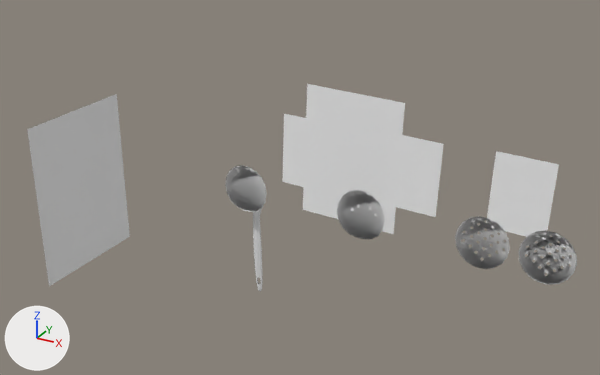
Before and after pictures for a commit that changed the OBJ model model/873455.obj.
One viewpoint serves both versions: a camera (50 mm lens) standing at (478.0, -759.0, 548.0) and looking at (14.0, 84.0, 126.0). Arrows for +X, +Y and +Z are at lower left; the lights stay in place. Where no turn or scale is listed for an object, it has been applied to the vertices.

Before the edit, the objects in view are built like this:
```python
ob_cylinder004 = bpy.data.objects.new('Cylinder004', me_cylinder004)
ob_cylinder004.location = (0.0, 0.0, 0.0)
ob_cylinder006 = bpy.data.objects.new('Cylinder006', me_cylinder006)
ob_cylinder006.location = (0.0, 0.0, 0.0)
ob_cylinder007 = bpy.data.objects.new('Cylinder007', me_cylinder007)
ob_cylinder007.location = (0.0, 0.0, 0.0)
ob_cylinder008 = bpy.data.objects.new('Cylinder008', me_cylinder008)
ob_cylinder008.location = (0.0, 0.0, 0.0)
ob_cylinder009 = bpy.data.objects.new('Cylinder009', me_cylinder009)
ob_cylinder009.location = (0.0, 0.0, 0.0)
ob_plane001 = bpy.data.objects.new('Plane001', me_plane001)
ob_plane001.location = (0.0, 0.0, 0.0)
ob_plane002 = bpy.data.objects.new('Plane002', me_plane002)
ob_plane002.location = (0.0, 0.0, 0.0)
ob_plane003 = bpy.data.objects.new('Plane003', me_plane003)
ob_plane003.location = (0.0, 0.0, 0.0)
ob_plane004 = bpy.data.objects.new('Plane004', me_plane004)
ob_plane004.location = (0.0, 0.0, 0.0)
# also in view: 'Plane005' at (279.0, 129.0, 154.0); 'Cylinder005' at (0.0, 2.0, 77.0)
```
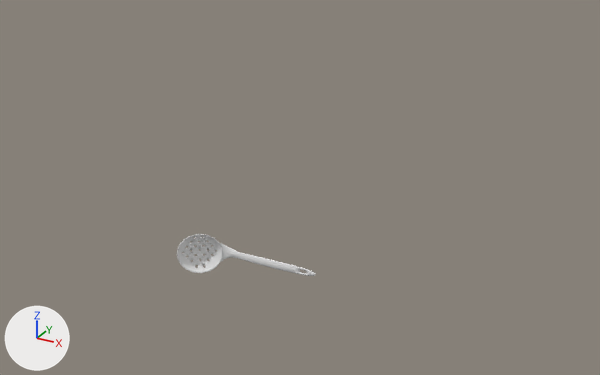
The change, as JSON lines over the scene's bpy script:
```json
{"block": "me_cylinder005", "where": "# used by ob_cylinder005; location = (0.0, 0.0, 0.0)"}
{"op": "remove", "block": "me_cylinder005", "code": "me_cylinder005.from_pydata(...)  # 318 vertices, 304 faces; spans x -12.7..13.2, y -2.3..6.1, z 12.2..141.3"}
{"op": "remove", "block": "me_cylinder005", "code": "me_cylinder005.materials.append(mat_material__29)  # white #e7e7e7"}
{"op": "add", "block": "me_cylinder005", "code": "me_cylinder005.from_pydata(...)  # 1772 vertices, 1784 faces; spans x -94.7..78.5, y -34.7..6.1, z 30.6..85.8"}
{"block": "me_cylinder005", "change": "me_cylinder005 part 1: 318 vertices removed from x -12.7..13.2, y -2.3..6.1, z 12.2..141.3; 1772 vertices added at x -94.7..78.5, y -34.7..6.1, z 30.6..85.8"}
{"op": "add", "block": "me_cylinder005", "code": "me_cylinder005.materials.append(mat_wire_028089177)  # white #e7e7e7"}
{"op": "remove", "block": "ob_cylinder004", "code": ["ob_cylinder004 = bpy.data.objects.new('Cylinder004', me_cylinder004)", "ob_cylinder004.location = (0.0, 0.0, 0.0)"]}
{"op": "remove", "block": "ob_cylinder006", "code": ["ob_cylinder006 = bpy.data.objects.new('Cylinder006', me_cylinder006)", "ob_cylinder006.location = (0.0, 0.0, 0.0)"]}
{"op": "remove", "block": "ob_cylinder007", "code": ["ob_cylinder007 = bpy.data.objects.new('Cylinder007', me_cylinder007)", "ob_cylinder007.location = (0.0, 0.0, 0.0)"]}
{"op": "remove", "block": "ob_cylinder008", "code": ["ob_cylinder008 = bpy.data.objects.new('Cylinder008', me_cylinder008)", "ob_cylinder008.location = (0.0, 0.0, 0.0)"]}
{"op": "remove", "block": "ob_cylinder009", "code": ["ob_cylinder009 = bpy.data.objects.new('Cylinder009', me_cylinder009)", "ob_cylinder009.location = (0.0, 0.0, 0.0)"]}
{"op": "remove", "block": "ob_plane001", "code": ["ob_plane001 = bpy.data.objects.new('Plane001', me_plane001)", "ob_plane001.location = (0.0, 0.0, 0.0)"]}
{"op": "remove", "block": "ob_plane002", "code": ["ob_plane002 = bpy.data.objects.new('Plane002', me_plane002)", "ob_plane002.location = (0.0, 0.0, 0.0)"]}
{"op": "remove", "block": "ob_plane003", "code": ["ob_plane003 = bpy.data.objects.new('Plane003', me_plane003)", "ob_plane003.location = (0.0, 0.0, 0.0)"]}
{"op": "remove", "block": "ob_plane004", "code": ["ob_plane004 = bpy.data.objects.new('Plane004', me_plane004)", "ob_plane004.location = (0.0, 0.0, 0.0)"]}
{"op": "remove", "block": "ob_plane005", "code": ["ob_plane005 = bpy.data.objects.new('Plane005', me_plane005)", "ob_plane005.location = (0.0, 0.0, 0.0)"]}
```

Where the change shows, as pixel boxes [x1, y1, x2, y2] in the pictures (600 x 375 px):
```json
{"object": "Plane002", "change": "deleted", "before": [27, 94, 130, 286]}
{"object": "Plane001", "change": "deleted", "before": [303, 84, 405, 234]}
{"object": "Plane005", "change": "deleted", "before": [486, 151, 559, 240]}
{"object": "Plane004", "change": "deleted", "before": [382, 132, 444, 217]}
{"object": "Plane003", "change": "deleted", "before": [282, 114, 333, 194]}
{"object": "Cylinder005", "change": "reshaped", "before": [253, 208, 263, 291], "after": [177, 234, 316, 276]}
{"object": "Cylinder009", "change": "deleted", "before": [519, 231, 576, 285]}
{"object": "Cylinder007", "change": "deleted", "before": [455, 216, 510, 269]}
{"object": "Cylinder006", "change": "deleted", "before": [337, 190, 385, 239]}
{"object": "Cylinder004", "change": "deleted", "before": [225, 165, 267, 212]}
{"object": "Cylinder008", "change": "deleted", "before": [519, 230, 577, 284]}
```
